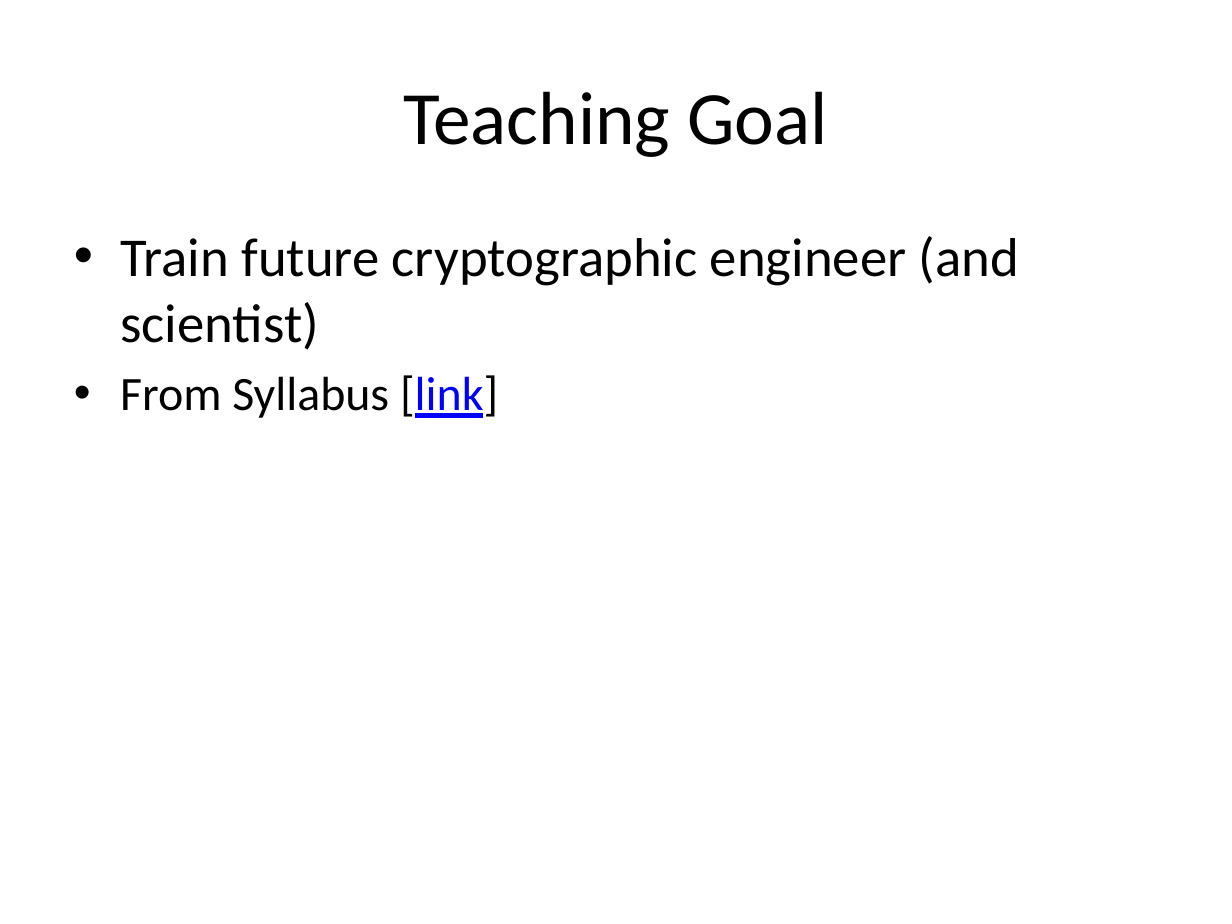
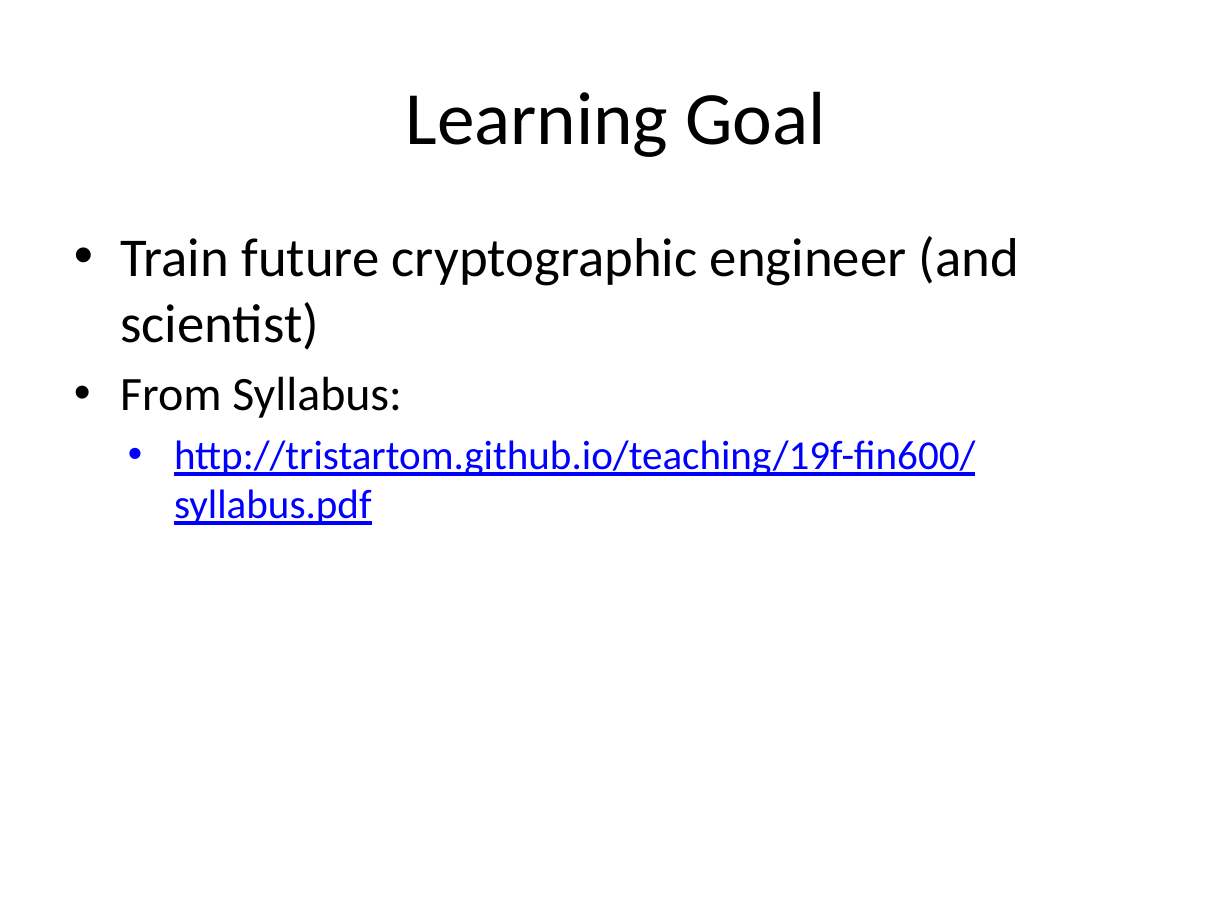
Before and after one commit to tristartom/tristartom.github.io, a slide deck: slide 3 of teaching/19f-cis428/Class-00.pptx. Drawn at 1232x924 pixels with LibreOffice and Linux fonts; fonts in the diff are those of the drawing. Boxes give left, top, right and bottom in pixels: in the first picture for what was removed or moved away, otherwise in the second. Text is boxed around its words. In the diff, an @@ line names an element or a change of style, - is before the commit and + after.

```diff
--- a/teaching/19f-cis428/Class-00.pptx
+++ b/teaching/19f-cis428/Class-00.pptx
@@ title at <box>405,91,825,157</box>: text changed @@
-Teaching Goal
+Learning Goal
@@ text at <box>120,376,975,525</box>: text changed; size 28 to 24 pt; text colour #000000 to #0000FF @@
-  • From Syllabus [link]
+  • From Syllabus:
+    • http://tristartom.github.io/teaching/19f-fin600/syllabus.pdf
```
Also in this commit, not shown: 7 other slides changed, 2 other files.
